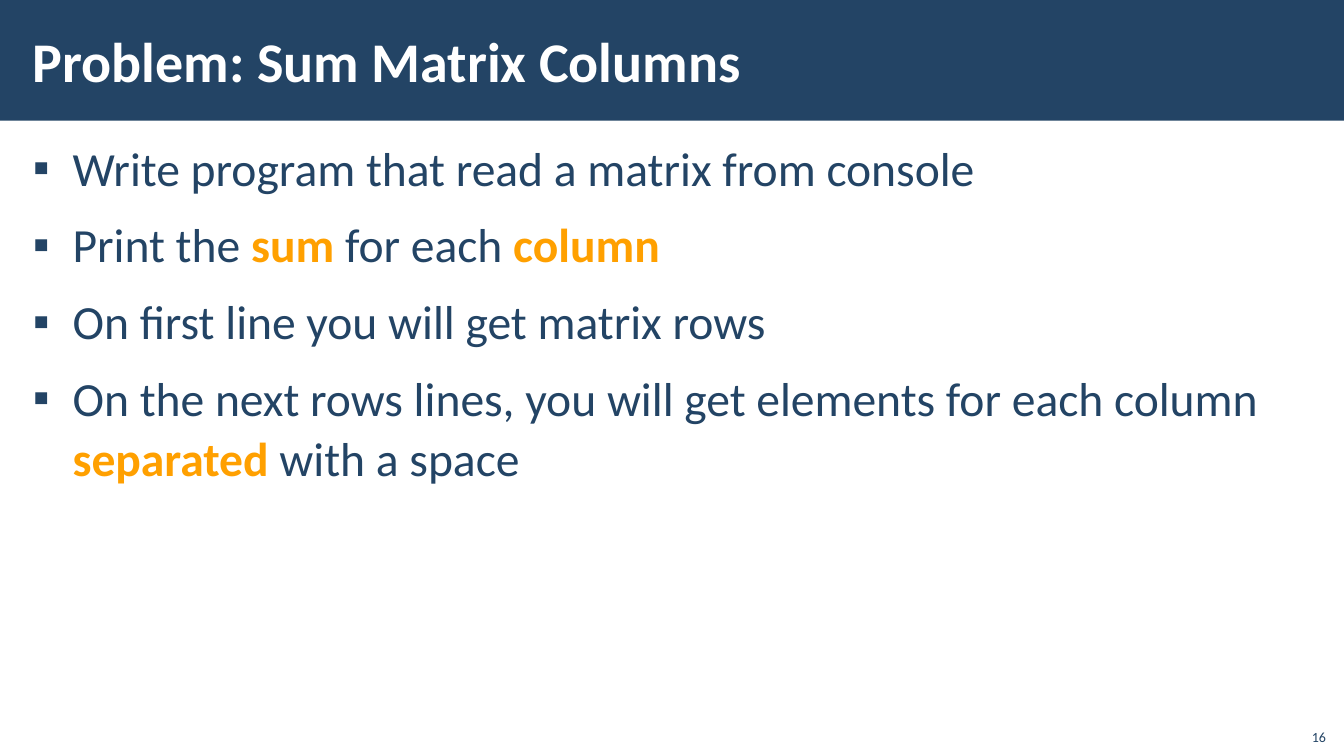
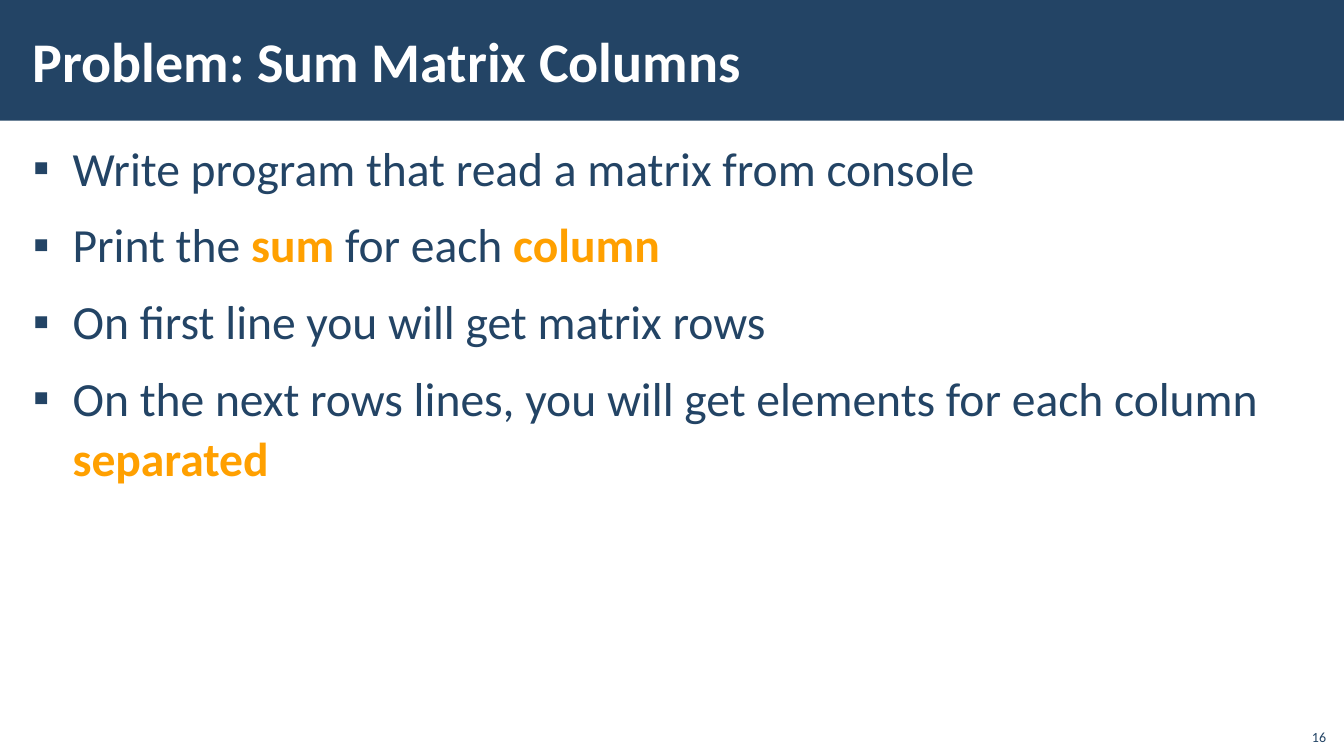
Before and after one commit to HristoRaykov/python_advanced_01.2020, a slide deck: slide 16 of 03.MultidimentinalLists/03-Multidimensional-Lists.pptx. Drawn at 1344x756 pixels with LibreOffice and Linux fonts; fonts in the diff are those of the drawing; background and template pictures are left out. Boxes give left, top, right and bottom in pixels: in the first picture for what was removed or moved away, otherwise in the second. Text is boxed around its words. In the diff, an @@ line names an element or a change of style, - is before the commit and + after.

```diff
--- a/03.MultidimentinalLists/03-Multidimensional-Lists.pptx
+++ b/03.MultidimentinalLists/03-Multidimensional-Lists.pptx
@@ text at box(73, 383, 1258, 484): text changed @@
-▪ On the next rows lines, you will get elements for each column separated with a space
+▪ On the next rows lines, you will get elements for each column separated
```
Also in this commit, not shown: 24 other slides changed.
